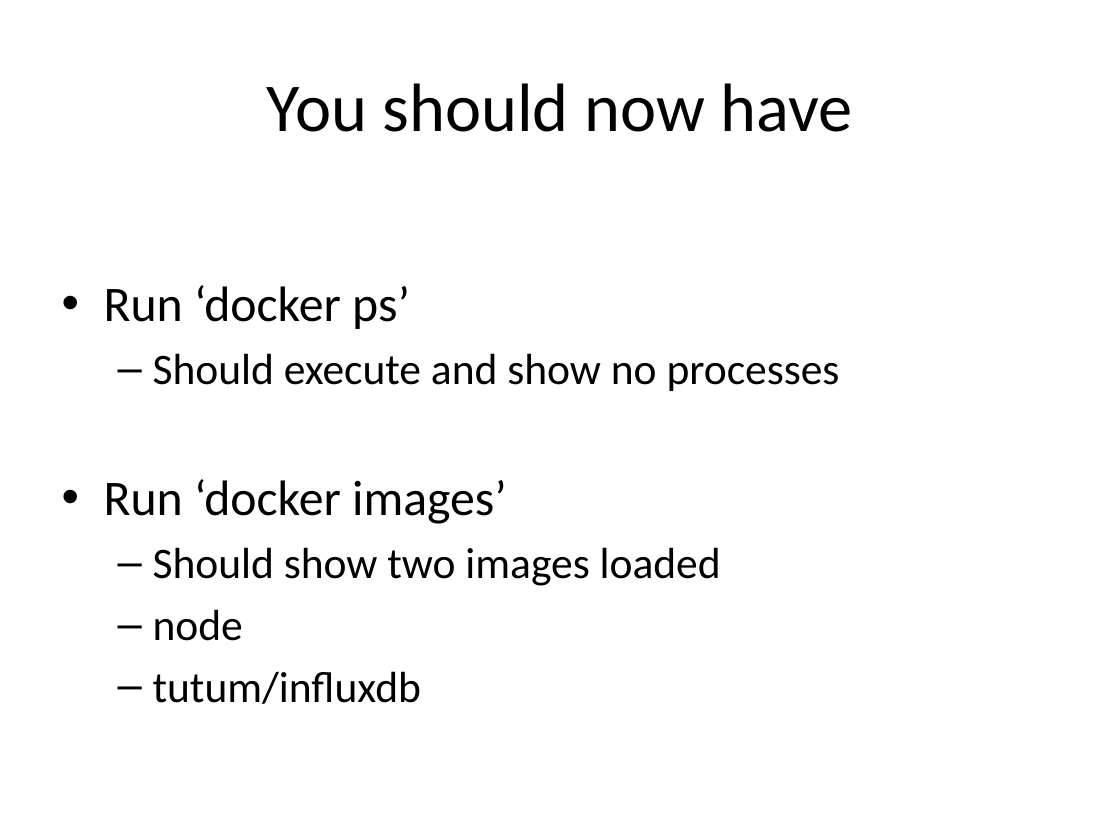
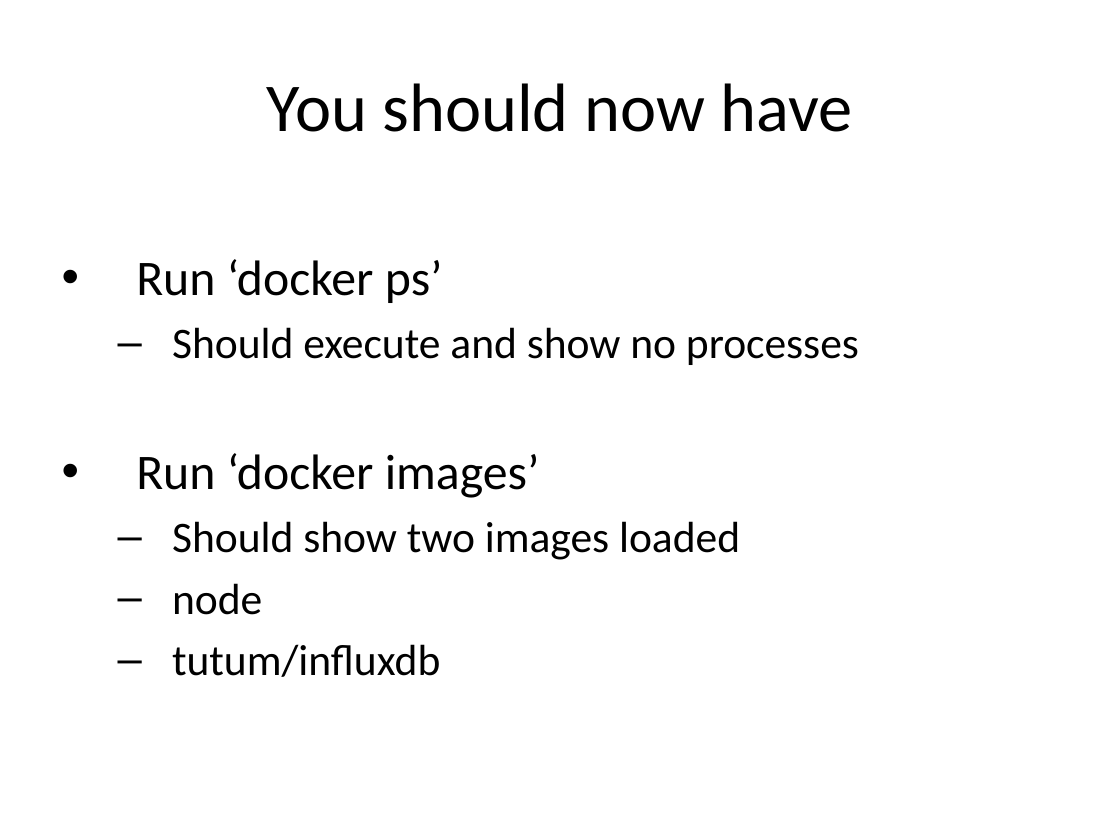
Before and after one commit to nearform/developing-microservices, a slide deck: slide 8 of presentation.pptx (slide 9 before the commit). Drawn at 1120x840 pixels with LibreOffice and Linux fonts; fonts in the diff are those of the drawing; background and template pictures are left out. Boxes give left, top, right and bottom in pixels: in the first picture for what was removed or moved away, otherwise in the second. Text is boxed around its words. In the diff, an @@ line names an element or a change of style, - is before the commit and + after.

```diff
--- a/presentation.pptx
+++ b/presentation.pptx
@@ text "Run ‘docker ps’" at [136, 259, 859, 677]: indent changed @@
```
Also in this commit, not shown: 13 other slides changed, 1 slide removed.
